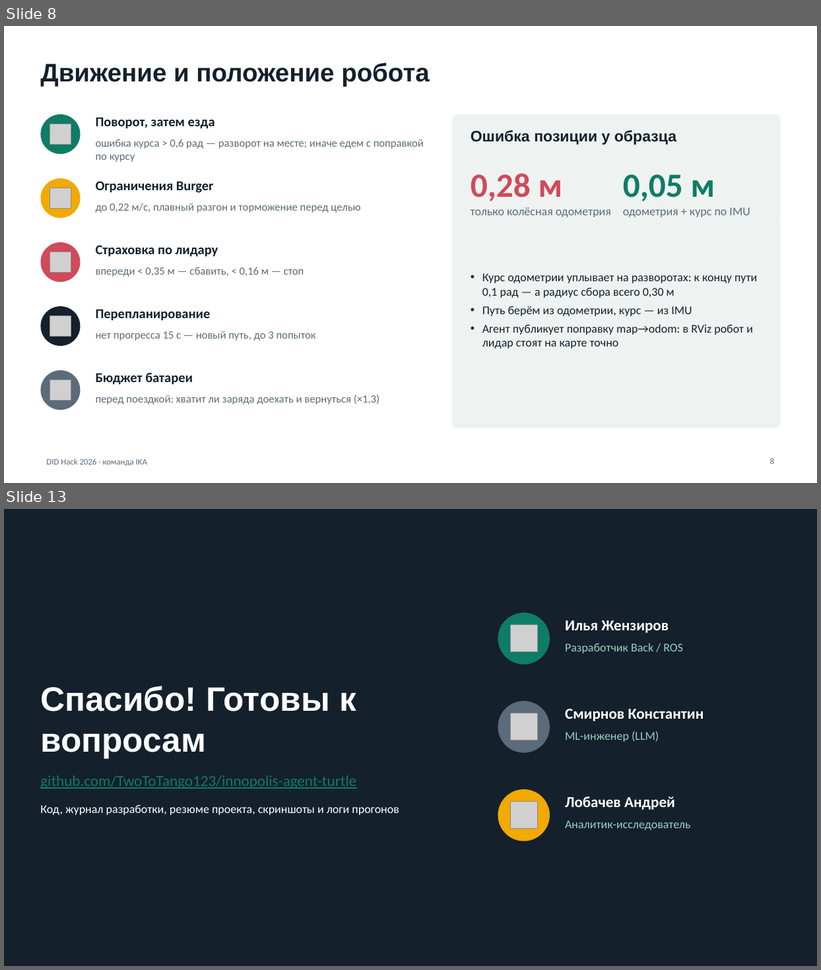
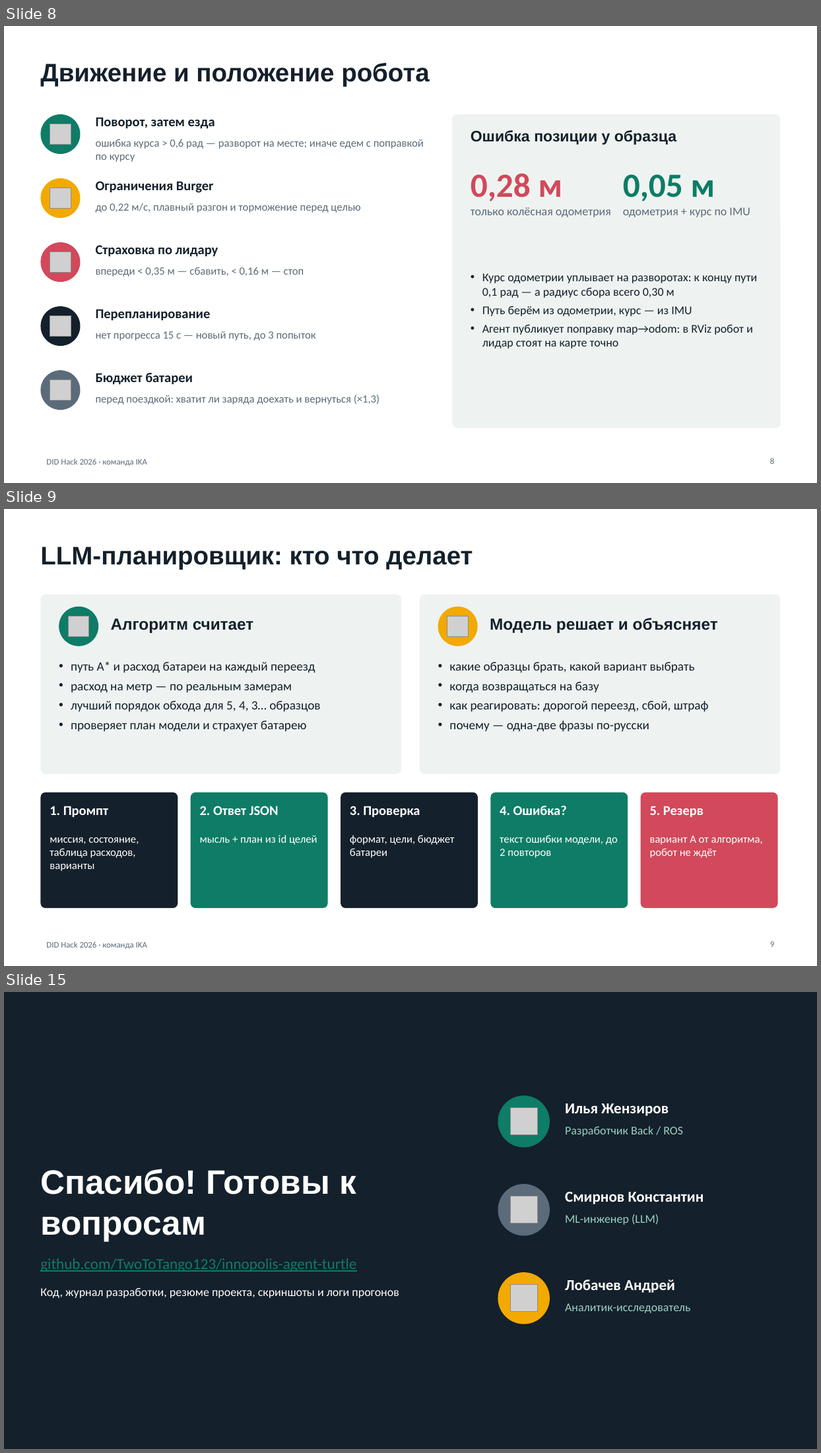
Before and after one commit to TwoToTango123/innopolis-agent-turtle, a slide deck: docs/DID_Hack_IKA_Защита_прототипа.pptx. Shown one above the other, each under a label of ours: slides 8 and 13 before the commit, slides 8, 9 and 15 after it; the slides between them are not shown. The pictures are 821x970 and 821x1453 pixels, drawn with LibreOffice and Linux fonts; fonts in the diff are those of the drawing; grey boxes stand for pictures. Boxes give left, top, right and bottom in pixels: in the first picture for what was removed or moved away, otherwise in the second. Text is boxed around its words. In the diff, an @@ line names an element or a change of style, - is before the commit and + after.

```diff
--- a/docs/DID_Hack_IKA_Защита_прототипа.pptx
+++ b/docs/DID_Hack_IKA_Защита_прототипа.pptx
@@ slide 9 added at box(4, 509, 817, 966), background #FFFFFF; not listed: 1 template element that a slide beside it also shows @@
@@ title added at box(40, 547, 473, 570), 30 pt, text #14202B, bold @@
+LLM-планировщик: кто что делает
@@ rounded rectangle added at box(40, 594, 402, 774), fill #EEF3F1 @@
@@ ellipse added at box(59, 607, 98, 646), fill #0E7C66 @@
@@ rounded rectangle added at box(420, 594, 781, 774), fill #EEF3F1 @@
@@ ellipse added at box(438, 607, 478, 646), fill #F2A900 @@
@@ picture added at box(69, 617, 89, 637) @@
@@ text added at box(111, 619, 254, 633), 19 pt, text #14202B, bold @@
+Алгоритм считает
@@ picture added at box(448, 617, 468, 637) @@
@@ text added at box(490, 618, 718, 633), 19 pt, text #14202B, bold @@
+Модель решает и объясняет
@@ text added at box(71, 661, 320, 731), 15 pt, text #14202B @@
+• путь A* и расход батареи на каждый переезд
+• расход на метр — по реальным замерам
+• лучший порядок обхода для 5, 4, 3… образцов
+• проверяет план модели и страхует батарею
@@ text added at box(450, 662, 709, 731), 15 pt, text #14202B @@
+• какие образцы брать, какой вариант выбрать
+• когда возвращаться на базу
+• как реагировать: дорогой переезд, сбой, штраф
+• почему — одна-две фразы по-русски
@@ rounded rectangle added at box(40, 793, 178, 908), fill #14202B @@
@@ rounded rectangle added at box(191, 793, 328, 908), fill #0E7C66 @@
@@ rounded rectangle added at box(341, 793, 478, 908), fill #14202B @@
@@ rounded rectangle added at box(491, 793, 628, 908), fill #0E7C66 @@
@@ rounded rectangle added at box(641, 793, 778, 908), fill #D1495B @@
@@ text added at box(50, 806, 108, 818), 16 pt, text #FFFFFF, bold @@
+1. Промпт
@@ text added at box(200, 806, 279, 815), 16 pt, text #FFFFFF, bold @@
+2. Ответ JSON
@@ text added at box(350, 806, 420, 818), 16 pt, text #FFFFFF, bold @@
+3. Проверка
@@ text added at box(500, 806, 567, 815), 16 pt, text #FFFFFF, bold @@
+4. Ошибка?
@@ text added at box(650, 806, 704, 817), 16 pt, text #FFFFFF, bold @@
+5. Резерв
@@ text added at box(50, 838, 139, 871), 13 pt, text #FFFFFF @@
+миссия, состояние, таблица расходов, варианты
@@ text added at box(200, 835, 318, 845), 13 pt, text #FFFFFF @@
+мысль + план из id целей
@@ text added at box(350, 835, 455, 858), 13 pt, text #FFFFFF @@
+формат, цели, бюджет батареи
@@ text added at box(500, 835, 618, 858), 13 pt, text #FFFFFF @@
+текст ошибки модели, до 2 повторов
@@ text added at box(650, 836, 763, 858), 13 pt, text #FFFFFF @@
+вариант A от алгоритма, робот не ждёт
@@ page number added at box(770, 941, 774, 947), 10 pt, text #5B6B7A @@
+9
@@ what was slide 13 is now slide 15 @@
```
Also in this commit, not shown: 9 slides changed, 1 other slide added.
